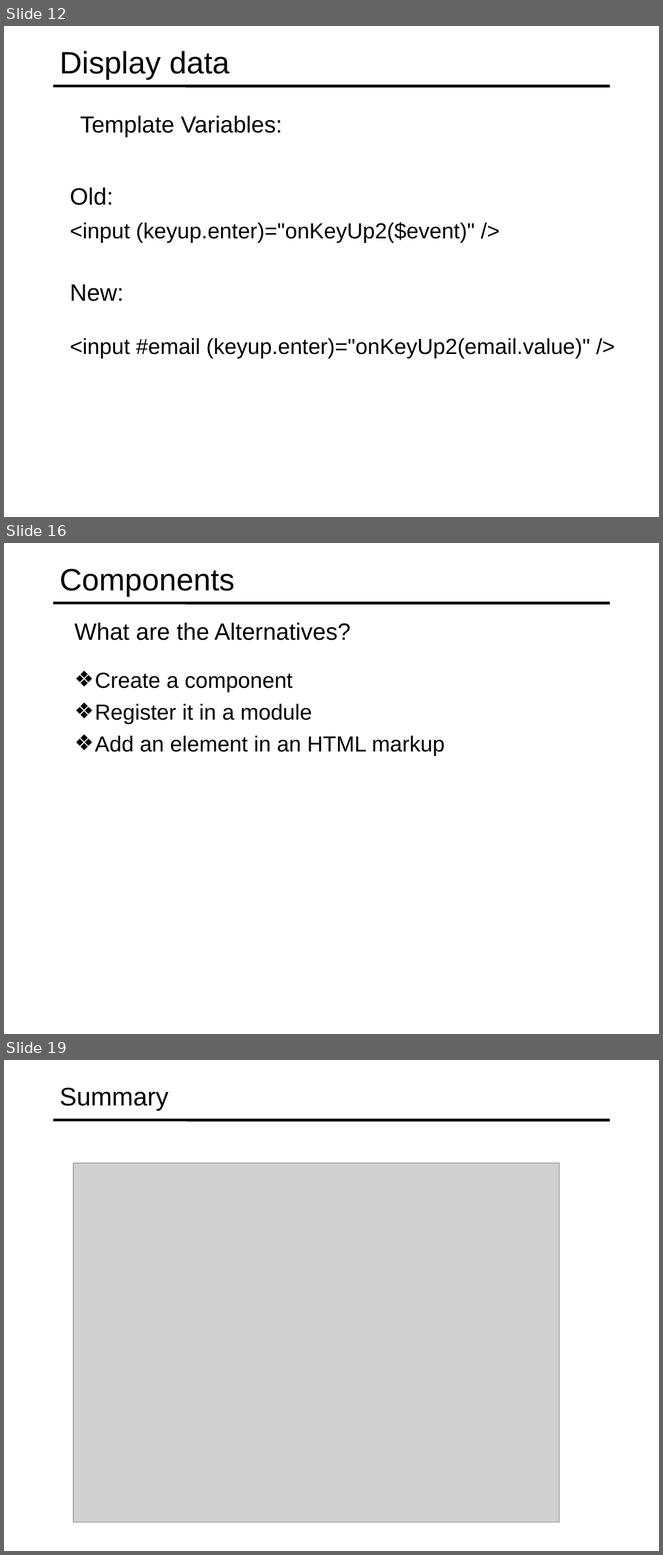
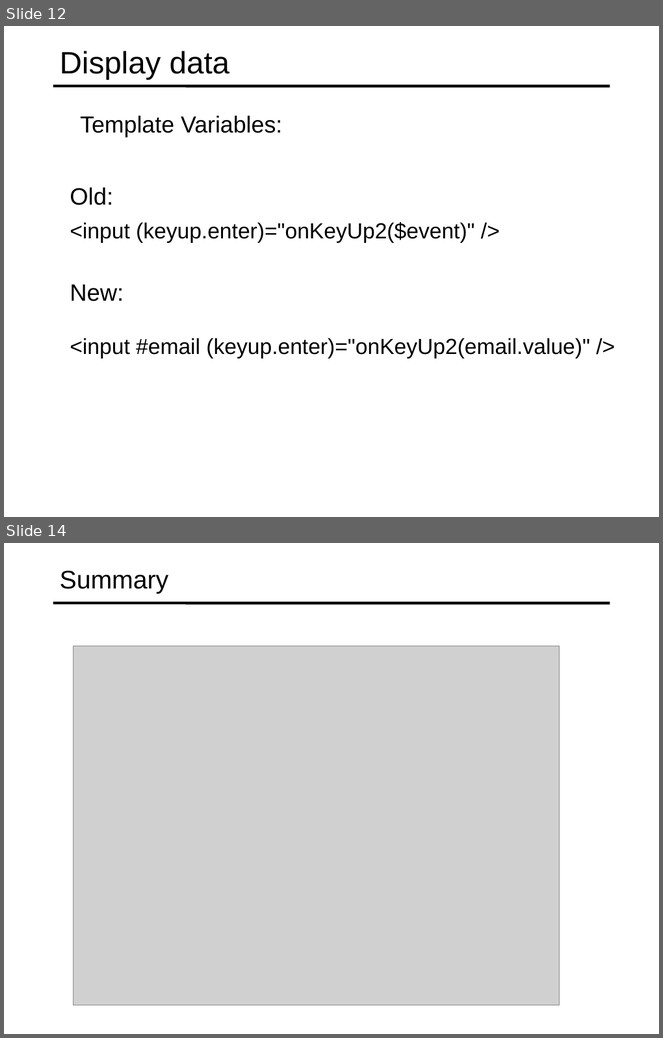
Before and after one commit to specter01wj/Jago_Link_Training, a slide deck: Angular/Angular7/Angular Advanced Course/Essentials/2.Displaying Data and Handling Events/L2_Displaying Data and Handling Events.ppt. Shown one above the other, each under a label of ours: slides 12, 16 and 19 before the commit, slides 12 and 14 after it; the slides between them are not shown. The pictures are 663x1555 and 663x1038 pixels, drawn with LibreOffice and Linux fonts; fonts in the diff are those of the drawing; grey boxes stand for pictures. Boxes give left, top, right and bottom in pixels: in the first picture for what was removed or moved away, otherwise in the second. Text is boxed around its words. In the diff, an @@ line names an element or a change of style, - is before the commit and + after.

```diff
--- a/Angular/Angular7/Angular Advanced Course/Essentials/2.Displaying Data and Handling Events/L2_Displaying Data and Handling Events.ppt
+++ b/Angular/Angular7/Angular Advanced Course/Essentials/2.Displaying Data and Handling Events/L2_Displaying Data and Handling Events.ppt
@@ slide 16 removed at bbox=[4, 543, 659, 1034], background #FFFFFF; not listed: 1 template element that a slide beside it also shows @@
@@ title removed at bbox=[60, 568, 235, 597] @@
-Components
@@ text removed at bbox=[74, 622, 351, 641] @@
-  What are the Alternatives?
@@ text removed at bbox=[95, 672, 445, 756] @@
-  ❖ Create a component
-  ❖ Register it in a module
-  ❖ Add an element in an HTML markup
@@ what was slide 19 is now slide 14 @@
```
Also in this commit, not shown: 1 slide added, 5 other slides removed.
